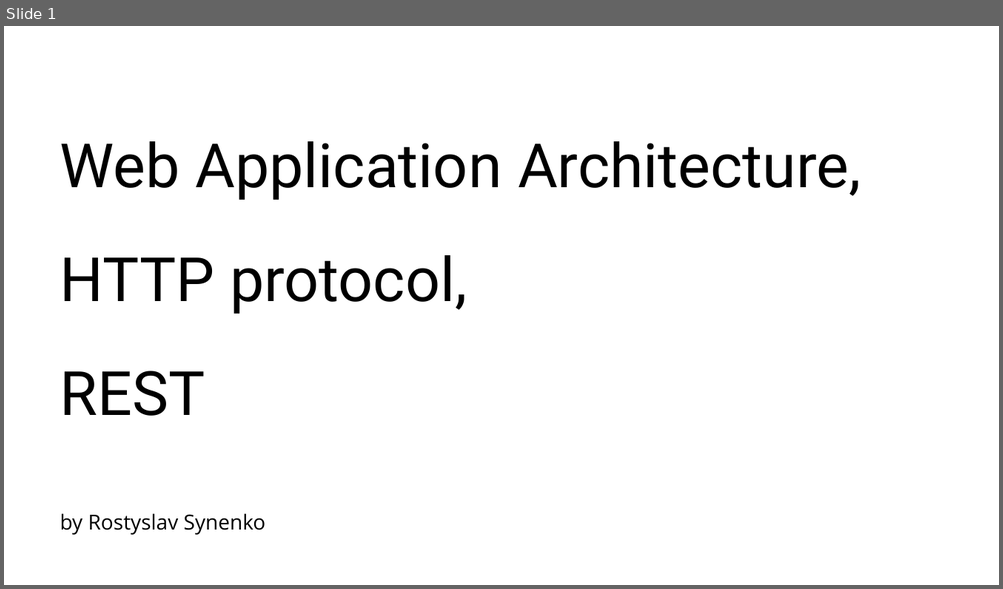
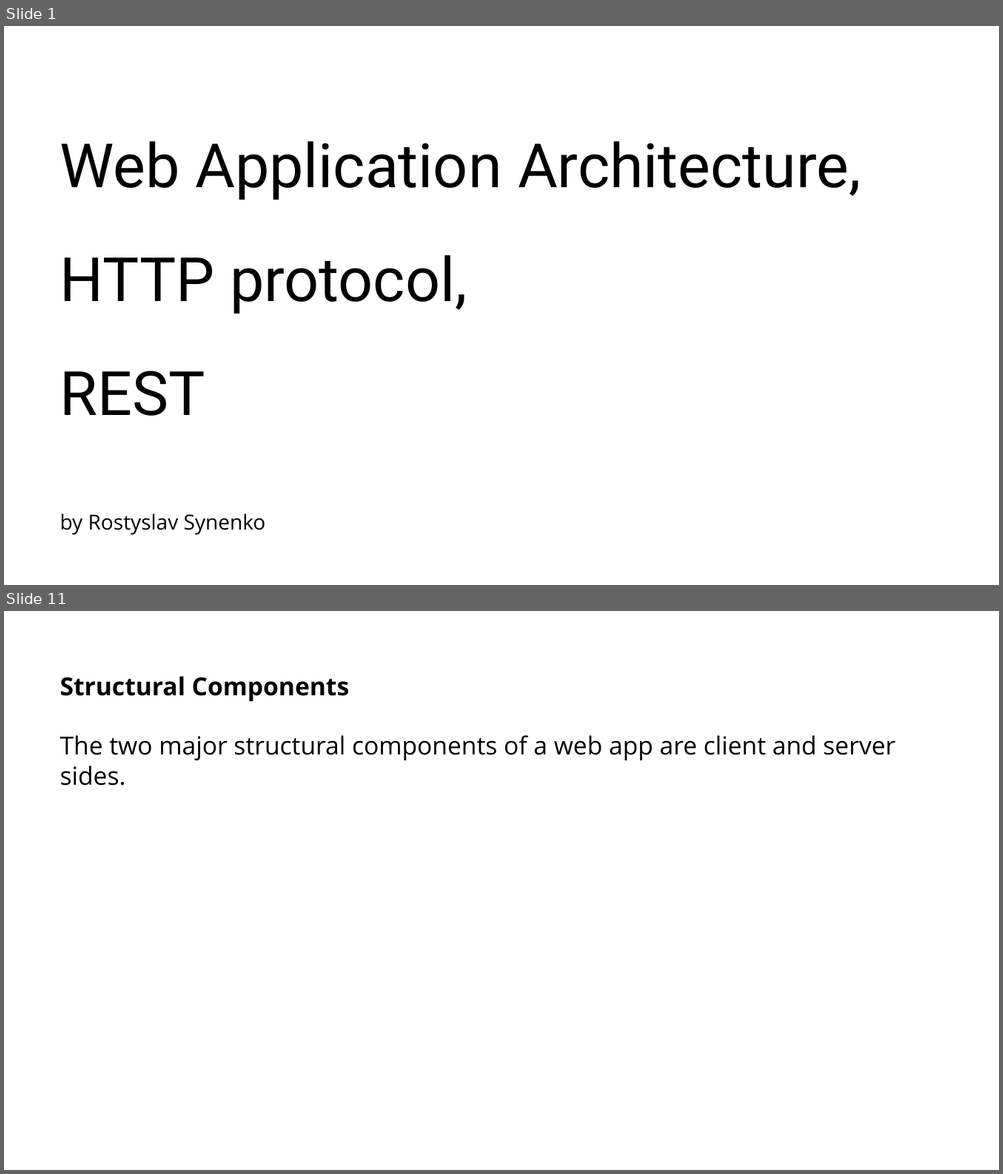
Before and after one commit to RostyslavSynenko/Lv-469.NodeJS, a slide deck: presentations/Web Application Architecture, HTTP protocol, REST.pptx. Shown one above the other, each under a label of ours: slide 1 before the commit, slides 1 and 11 after it; the slides between them are not shown. The pictures are 1003x589 and 1003x1174 pixels, drawn with LibreOffice and Linux fonts; fonts in the diff are those of the drawing; background and template pictures are left out. Boxes give left, top, right and bottom in pixels: in the first picture for what was removed or moved away, otherwise in the second. Text is boxed around its words. In the diff, an @@ line names an element or a change of style, - is before the commit and + after.

```diff
--- a/presentations/Web Application Architecture, HTTP protocol, REST.pptx
+++ b/presentations/Web Application Architecture, HTTP protocol, REST.pptx
@@ slide 11 added at <box>4,611,999,1170</box>, background #FFFFFF @@
@@ title added at <box>60,676,895,786</box>, 24 pt, text #000000 @@
+Structural Components
+The two major structural components of a web app are client and server sides.
```
Also in this commit, not shown: 3 slides changed, 41 other slides added, 3 slides removed, 2 other files.
